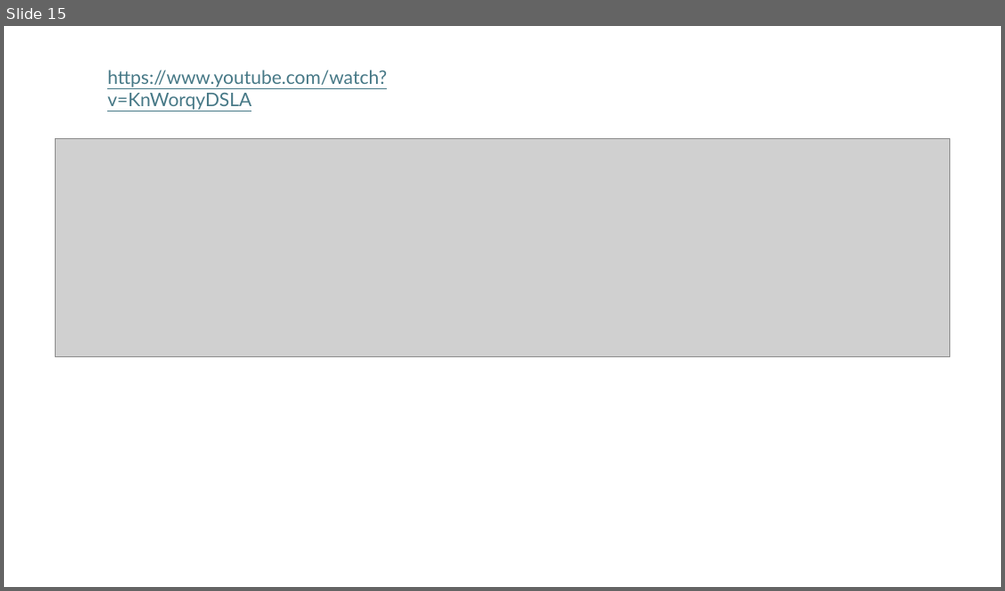
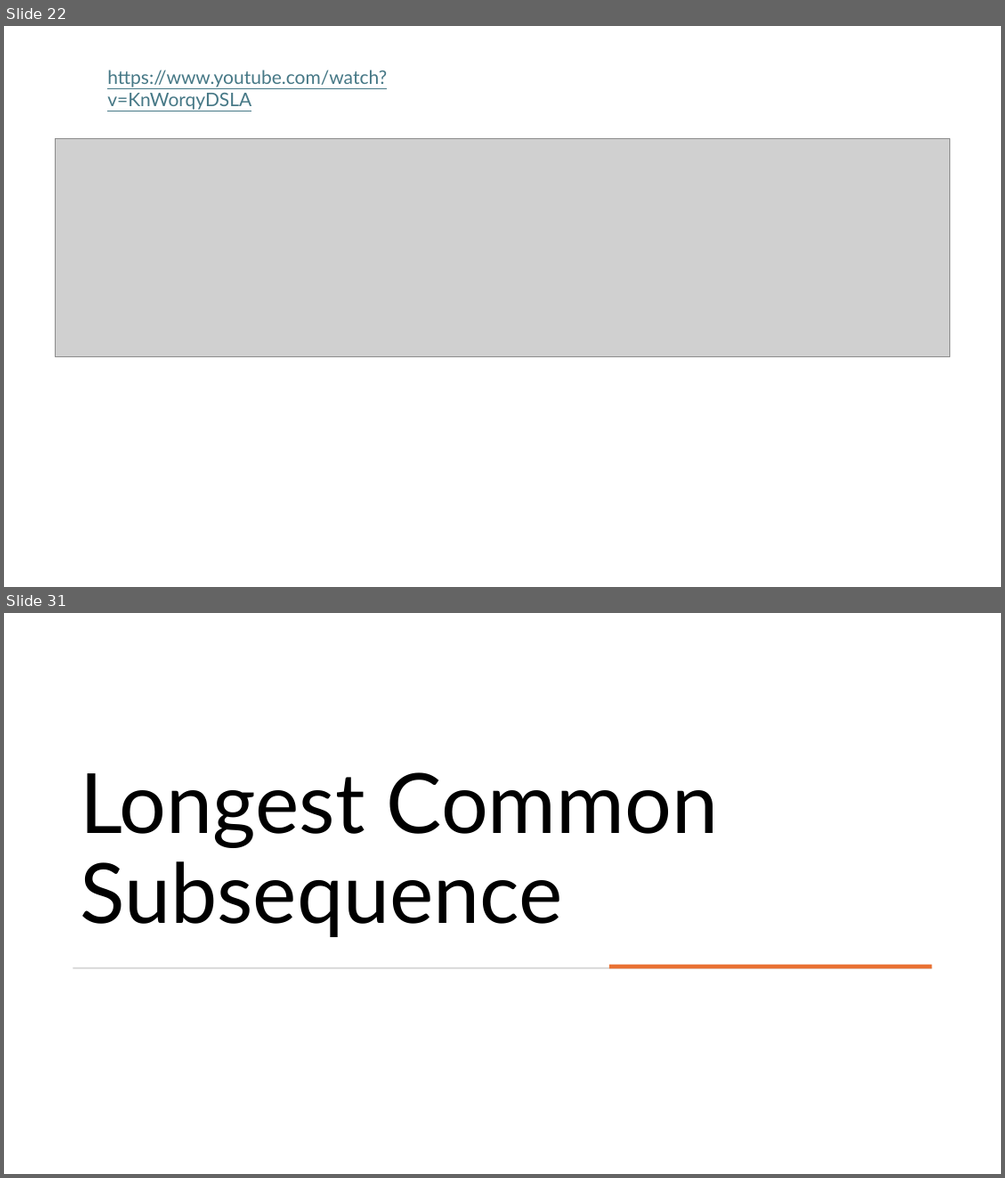
Before and after one commit to RobertNagy299/dsa-i-teaching, a slide deck: MyOwnPresentations/Dynamic_Programming_III.pptx. Shown one above the other, each under a label of ours: slide 15 before the commit, slides 22 and 31 after it; the slides between them are not shown. The pictures are 1005x591 and 1005x1178 pixels, drawn with LibreOffice and Linux fonts; fonts in the diff are those of the drawing; grey boxes stand for pictures. Boxes give left, top, right and bottom in pixels: in the first picture for what was removed or moved away, otherwise in the second. Text is boxed around its words. In the diff, an @@ line names an element or a change of style, - is before the commit and + after.

```diff
--- a/MyOwnPresentations/Dynamic_Programming_III.pptx
+++ b/MyOwnPresentations/Dynamic_Programming_III.pptx
@@ slide 31 added at <box>4,613,1001,1174</box>, background #FFFFFF @@
@@ title added at <box>80,772,719,937</box>, 80 pt, text #000000 @@
+Longest Common Subsequence
@@ rectangle added at <box>73,967,932,969</box>, fill #D5D5D5 @@
@@ rectangle added at <box>609,965,932,969</box>, fill #E97132 @@
@@ what was slide 15 is now slide 22 @@
```
Also in this commit, not shown: 1 slide changed, 15 other slides added.
